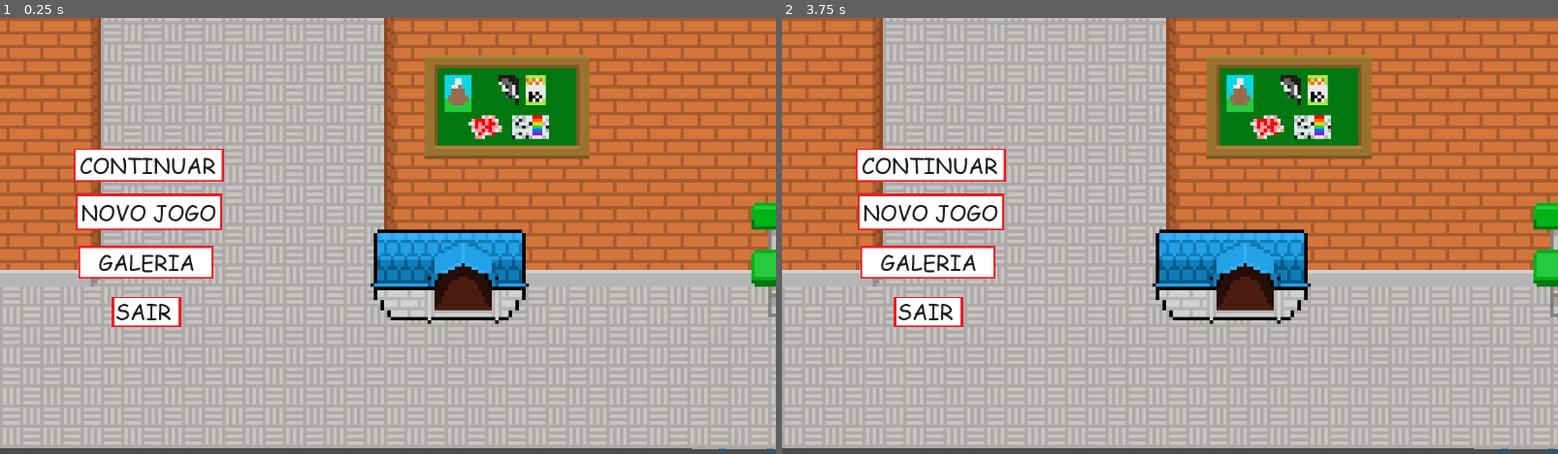
Above: before the commit, frames 1-2 (left to right).
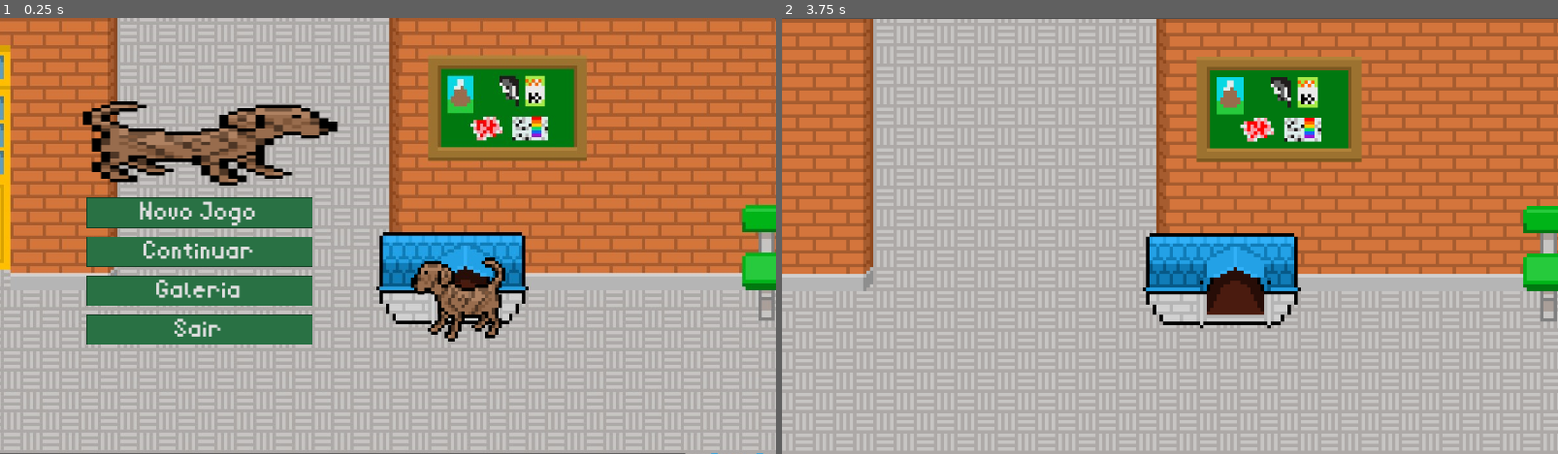
Above: after the commit, the same moments.

Repository: vlcanesin/Chico-PET-Jam
Game: Godot game, scene res://menu/menu.tscn
Same seed, same stepped clock (60 frames per second), same inputs: the game is played once before the commit and once after it. This scene is started directly instead of the project's main scene.
Inputs (mouse positions are in pixels of both pictures, inside the frame that each line leads up to):
- Up to frame 1 (0.25 s): no input
- Up to frame 2 (3.75 s): click (929, 166) at 0.52 s; click (983, 253) at 1.25 s, where only the run after the commit has a clickable "Continuar"; click (929, 262) at 2.02 s; click (983, 292) at 2.75 s, where only the run after the commit has a clickable "Galeria"; click (983, 214) at 3.5 s, where only the run after the commit has a clickable "Novo Jogo"

The runs differ from the first frame. In frame 1, 46% of the frame differs, in the area x 0-100%, y 0-100%; in frame 2, 51%.

Commit message:
menu novo com botões com interação além da funcionalidade do botão novo jogo
existe um problema da diferença do tamanho das imagens (pretendo arrumar amanhã)

Diff:
--- a/locais/spawnFisicaLetras.tscn
+++ b/locais/spawnFisicaLetras.tscn
@@ -5,5 +5,6 @@
 [node name="SpawnFisicaLetras" type="Node2D"]
 
 [node name="Spawn" type="Sprite2D" parent="."]
-position = Vector2(104, 320)
+position = Vector2(88, 325)
+scale = Vector2(1, 1.00938)
 texture = ExtResource("1_1oi8u")
--- /dev/null
+++ b/menu/defaultBotao.tres
@@ -0,0 +1,52 @@
+[gd_resource type="Theme" load_steps=6 format=3 uid="uid://cxyika655yov1"]
+
+[ext_resource type="FontFile" uid="uid://bo0gtln8hpyk" path="res://assets/fonts/Rev Mini Pixel.ttf" id="1_ftvkn"]
+
+[sub_resource type="StyleBoxFlat" id="StyleBoxFlat_770kq"]
+bg_color = Color(0.160784, 0.443137, 0.266667, 1)
+border_width_left = 1
+border_width_top = 1
+border_width_right = 1
+border_width_bottom = 1
+border_color = Color(0.0509804, 0.184314, 0.101961, 1)
+expand_margin_top = 5.0
+expand_margin_bottom = 2.0
+
+[sub_resource type="StyleBoxFlat" id="StyleBoxFlat_ihje8"]
+bg_color = Color(0.229115, 0.607023, 0.371409, 1)
+border_width_left = 1
+border_width_top = 1
+border_width_right = 1
+border_width_bottom = 1
+border_color = Color(0.160784, 0.443137, 0.266667, 1)
+expand_margin_top = 5.0
+expand_margin_bottom = 2.0
+
+[sub_resource type="StyleBoxFlat" id="StyleBoxFlat_fp00q"]
+bg_color = Color(0.160784, 0.443137, 0.266667, 1)
+border_width_left = 1
+border_width_top = 1
+border_width_right = 1
+border_width_bottom = 1
+border_color = Color(0.0745098, 0.243137, 0.137255, 1)
+expand_margin_top = 5.0
+expand_margin_bottom = 2.0
+
+[sub_resource type="StyleBoxFlat" id="StyleBoxFlat_r2jpq"]
+bg_color = Color(0.0509804, 0.184314, 0.101961, 1)
+border_width_left = 1
+border_width_top = 1
+border_width_right = 1
+border_width_bottom = 1
+border_color = Color(0.0211876, 0.109565, 0.0529459, 1)
+expand_margin_top = 5.0
+expand_margin_bottom = 2.0
+
+[resource]
+Button/colors/font_color = Color(0.875, 0.875, 0.875, 1)
+Button/font_sizes/font_size = 34
+Button/fonts/font = ExtResource("1_ftvkn")
+Button/styles/focus = SubResource("StyleBoxFlat_770kq")
+Button/styles/hover = SubResource("StyleBoxFlat_ihje8")
+Button/styles/normal = SubResource("StyleBoxFlat_fp00q")
+Button/styles/pressed = SubResource("StyleBoxFlat_r2jpq")
--- a/menu/menu.gd
+++ b/menu/menu.gd
@@ -1,6 +1,27 @@
-extends Node2D
+extends Control
 
 
+# Called when the node enters the scene tree for the first time.
+func _ready():
+	pass # Replace with function body.
 
-func _on_sair_pressed():
+
+# Called every frame. 'delta' is the elapsed time since the previous frame.
+func _process(delta):
+	pass
+
+
+func _on_novo_jogo_botao_pressed():
+	get_tree().change_scene_to_file("res://locais/spawnFisicaLetras.tscn")
+
+
+func _on_continuar_botao_pressed():
+	pass # Replace with function body.
+
+
+func _on_galeria_botao_pressed():
+	pass # Replace with function body.
+
+
+func _on_sair_botao_pressed():
 	get_tree().quit()
--- a/menu/menu.tscn
+++ b/menu/menu.tscn
@@ -1,47 +1,76 @@
-[gd_scene load_steps=7 format=3 uid="uid://bvfu406eg35io"]
+[gd_scene load_steps=6 format=3 uid="uid://bh0j684fyuft1"]
 
 [ext_resource type="Script" path="res://menu/menu.gd" id="1_qxv16"]
-[ext_resource type="Texture2D" uid="uid://ckomrr3afa5al" path="res://assets/sprites/IconesMenu/Continuar.png" id="1_r8cqj"]
-[ext_resource type="Texture2D" uid="uid://c46bsqvbo32p1" path="res://assets/sprites/IconesMenu/NovoJogo.png" id="2_f8ttb"]
-[ext_resource type="Texture2D" uid="uid://ctmfackcucead" path="res://assets/sprites/IconesMenu/Galeria.png" id="3_a3ffs"]
-[ext_resource type="Texture2D" uid="uid://b32okbf04p6ko" path="res://assets/sprites/IconesMenu/Sair.png" id="4_lgi3o"]
+[ext_resource type="Texture2D" uid="uid://c5arlwultyasm" path="res://assets/sprites/chico/spritesheet-chico1-flipped.png" id="2_i8ktw"]
+[ext_resource type="Texture2D" uid="uid://ddw04dmmrt44i" path="res://assets/sprites/chico/spritesheet-chico1.png" id="2_l0jn3"]
+[ext_resource type="Theme" uid="uid://cxyika655yov1" path="res://menu/defaultBotao.tres" id="4_7tfmg"]
 [ext_resource type="Texture2D" uid="uid://gkojgkr4pe2q" path="res://assets/sprites/localidades/spawnMenu.png" id="6_loo0f"]
 
-[node name="Menu" type="Node2D"]
+[node name="menu" type="Control"]
+layout_mode = 3
+anchors_preset = 15
+anchor_right = 1.0
+anchor_bottom = 1.0
+grow_horizontal = 2
+grow_vertical = 2
 script = ExtResource("1_qxv16")
 
-[node name="Continuar" type="TextureButton" parent="."]
-offset_left = 110.0
-offset_top = 194.0
-offset_right = 333.0
-offset_bottom = 243.0
-texture_normal = ExtResource("1_r8cqj")
+[node name="fundoMenu" type="TextureRect" parent="."]
+layout_mode = 2
+offset_right = 1152.0
+offset_bottom = 648.0
+texture = ExtResource("6_loo0f")
+expand_mode = 2
 
-[node name="Novo Jogo" type="TextureButton" parent="."]
-offset_left = 112.0
-offset_top = 261.0
-offset_right = 330.0
-offset_bottom = 317.0
-texture_normal = ExtResource("2_f8ttb")
+[node name="Chico" type="TextureRect" parent="."]
+layout_mode = 2
+offset_left = 600.0
+offset_top = 336.0
+offset_right = 760.0
+offset_bottom = 496.0
+size_flags_horizontal = 8
+size_flags_vertical = 0
+texture = ExtResource("2_i8ktw")
+stretch_mode = 2
 
-[node name="Galeria" type="TextureButton" parent="."]
-offset_left = 116.0
-offset_top = 338.0
-offset_right = 317.0
-offset_bottom = 389.0
-texture_normal = ExtResource("3_a3ffs")
+[node name="tituloJogo" type="TextureRect" parent="."]
+layout_mode = 2
+offset_left = 96.0
+offset_top = 104.0
+offset_right = 528.0
+offset_bottom = 264.0
+texture = ExtResource("2_l0jn3")
 
-[node name="Sair" type="TextureButton" parent="."]
-offset_left = 165.0
-offset_top = 415.0
-offset_right = 269.0
-offset_bottom = 459.0
-texture_normal = ExtResource("4_lgi3o")
+[node name="VBoxContainer" type="VBoxContainer" parent="."]
+layout_mode = 2
+offset_left = 128.0
+offset_top = 272.0
+offset_right = 464.0
+offset_bottom = 432.0
+size_flags_horizontal = 4
+theme_override_constants/separation = 20
 
-[node name="Spawn2" type="Sprite2D" parent="."]
-show_behind_parent = true
-position = Vector2(568, 320)
-scale = Vector2(1.00083, 0.99922)
-texture = ExtResource("6_loo0f")
+[node name="novoJogoBotao" type="Button" parent="VBoxContainer"]
+layout_mode = 2
+theme = ExtResource("4_7tfmg")
+text = "Novo Jogo"
 
-[connection signal="pressed" from="Sair" to="." method="_on_sair_pressed"]
+[node name="continuarBotao" type="Button" parent="VBoxContainer"]
+layout_mode = 2
+theme = ExtResource("4_7tfmg")
+text = "Continuar"
+
+[node name="galeriaBotao" type="Button" parent="VBoxContainer"]
+layout_mode = 2
+theme = ExtResource("4_7tfmg")
+text = "Galeria"
+
+[node name="sairBotao" type="Button" parent="VBoxContainer"]
+layout_mode = 2
+theme = ExtResource("4_7tfmg")
+text = "Sair"
+
+[connection signal="pressed" from="VBoxContainer/novoJogoBotao" to="." method="_on_novo_jogo_botao_pressed"]
+[connection signal="pressed" from="VBoxContainer/continuarBotao" to="." method="_on_continuar_botao_pressed"]
+[connection signal="pressed" from="VBoxContainer/galeriaBotao" to="." method="_on_galeria_botao_pressed"]
+[connection signal="pressed" from="VBoxContainer/sairBotao" to="." method="_on_sair_botao_pressed"]
Binary file added: assets/fonts/Rev Mini Pixel.ttf
Not shown, added: assets/fonts/Rev Mini Pixel.ttf.import
